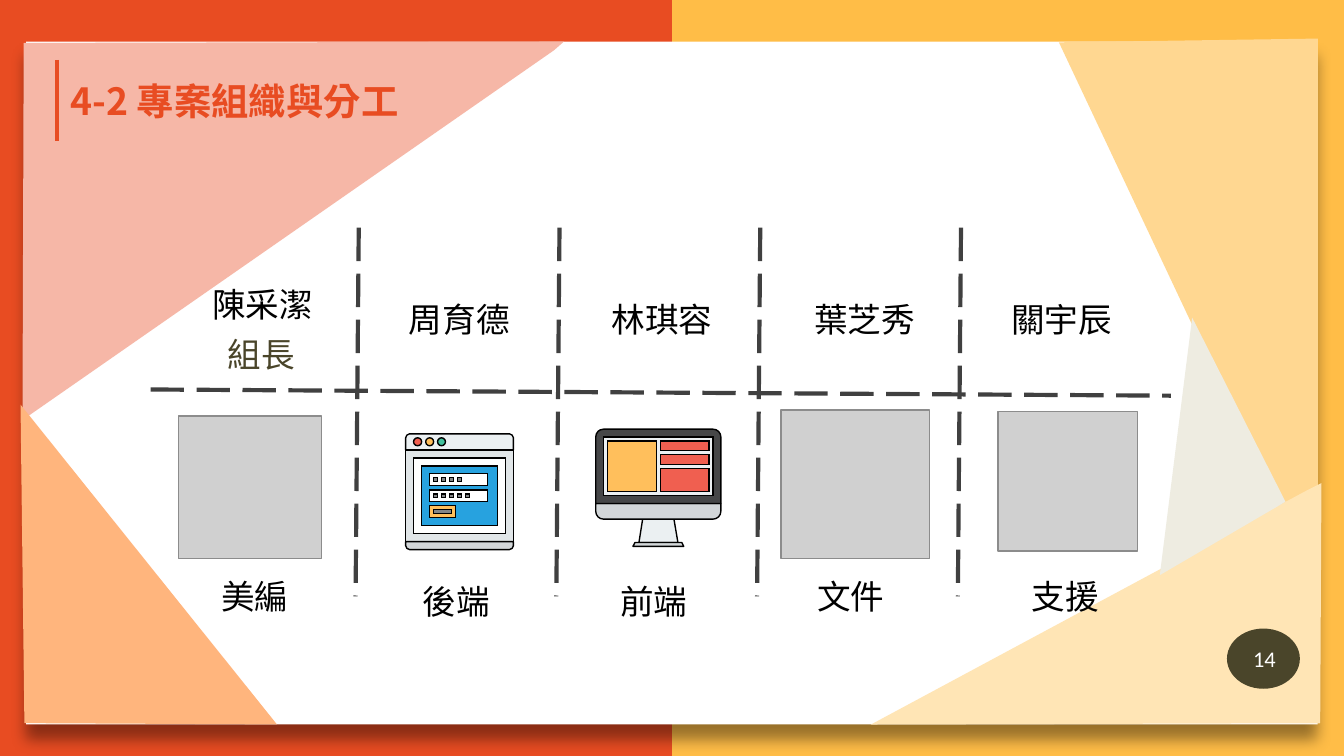
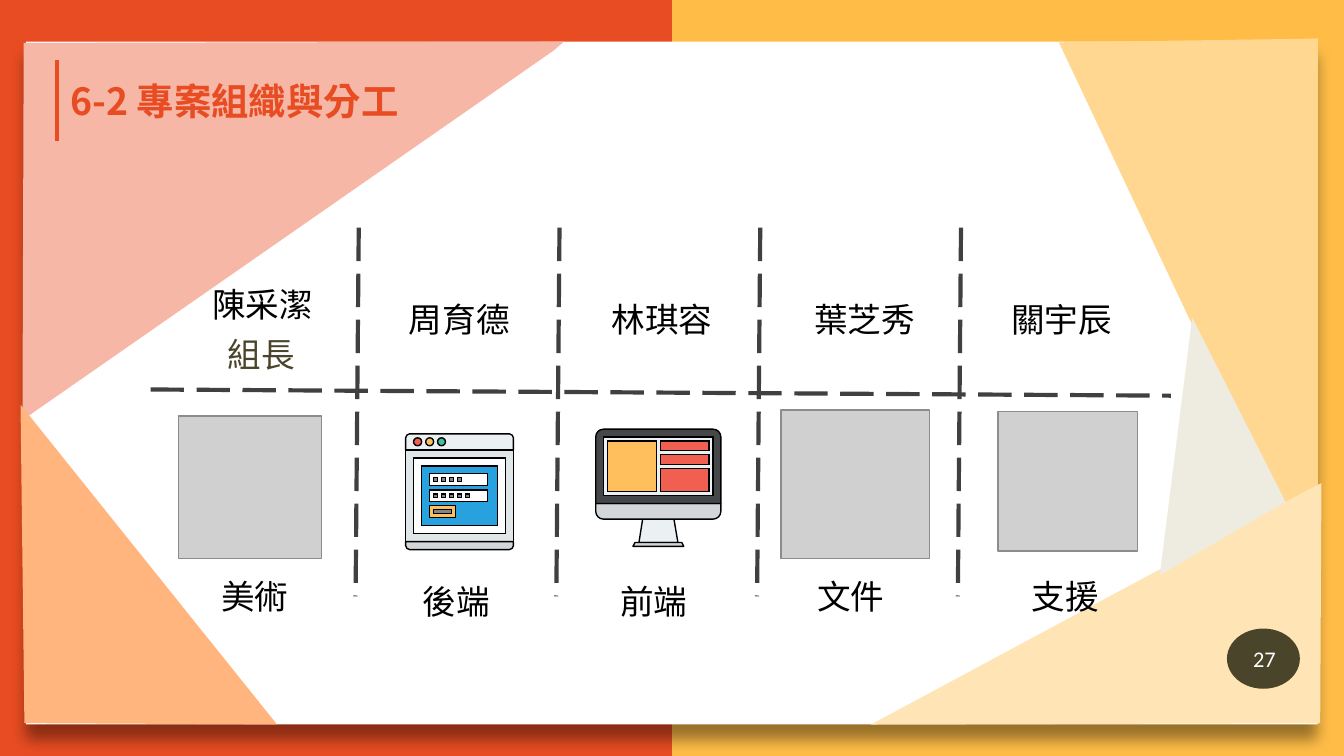
Before and after one commit to N1066442/board-game, a slide deck: slide 27 of 第109408組-AOWU桌遊GO-ppt.pptx (slide 14 before the commit). Drawn at 1344x756 pixels with LibreOffice and Linux fonts; fonts in the diff are those of the drawing; grey boxes stand for pictures; background and template pictures are left out. Boxes give left, top, right and bottom in pixels: in the first picture for what was removed or moved away, otherwise in the second. Text is boxed around its words. In the diff, an @@ line names an element or a change of style, - is before the commit and + after.

```diff
--- a/第109408組-AOWU桌遊GO-ppt.pptx
+++ b/第109408組-AOWU桌遊GO-ppt.pptx
@@ text at (70,83,399,119): text changed @@
-4-2 專案組織與分工
+6-2 專案組織與分工
@@ text at (221,580,288,612): text changed @@
-美編
+美術
@@ page number at (1253,652,1276,667): text changed @@
-14
+27
```
Also in this commit, not shown: 5 other slides changed, 8 slides added, 1 slide removed, 3 other files.
